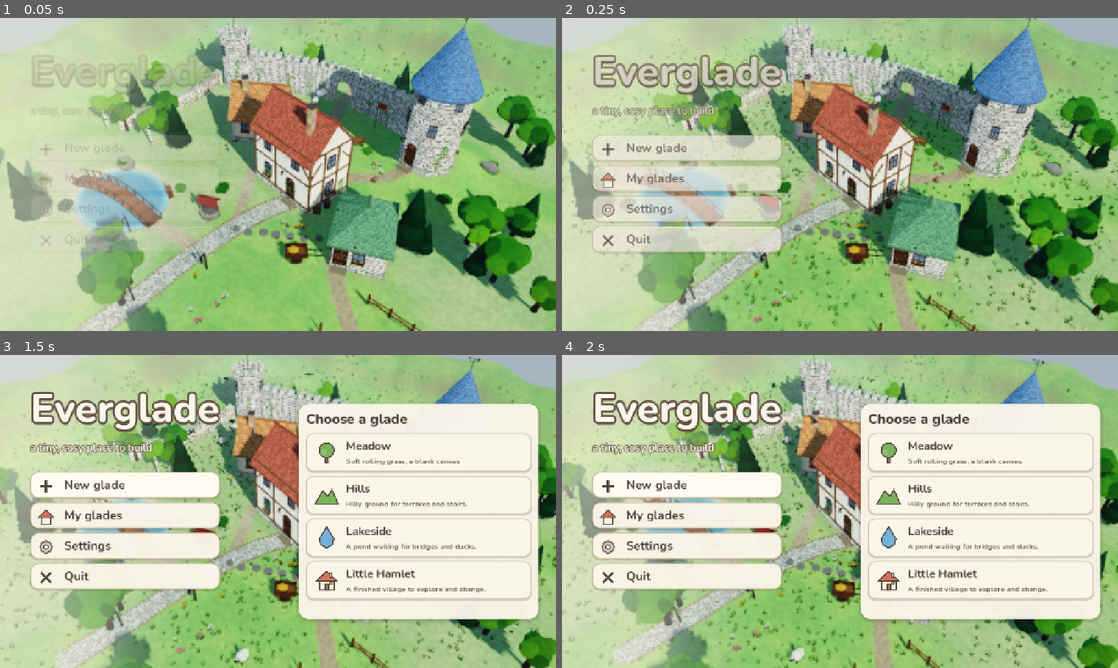
Above: before the commit, frames 1-4 (two rows, left to right).
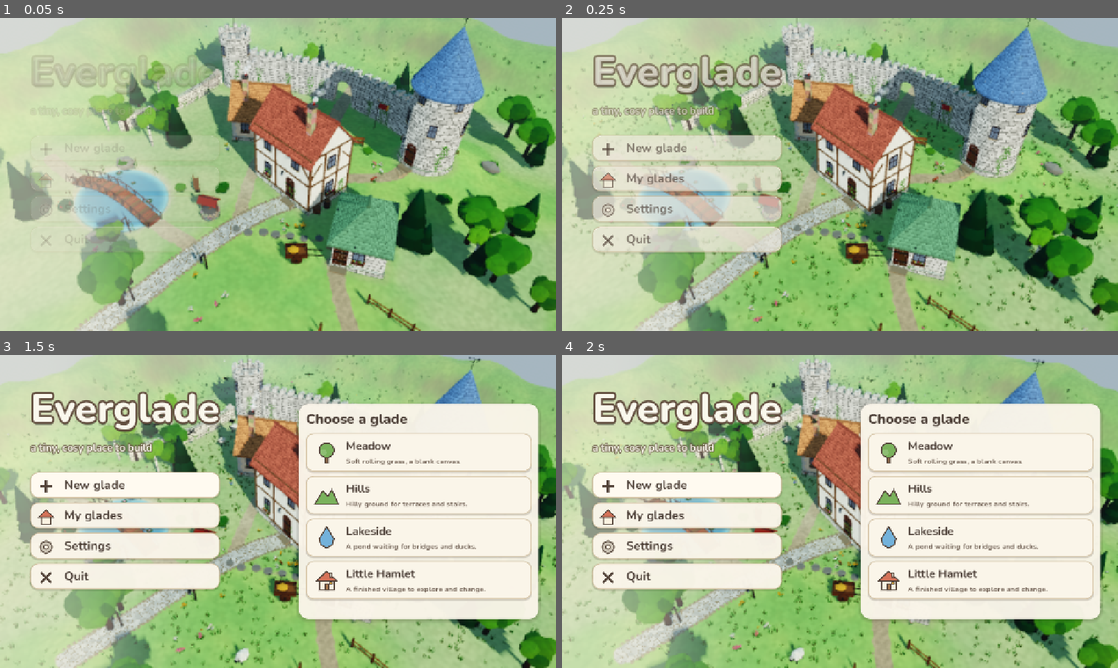
Above: after the commit, the same moments.

Repository: Yassineallach/schoolmaroc
Game: Godot game, scene res://scenes/game.tscn
Same seed, same stepped clock (60 frames per second), same inputs: the game is played once before the commit and once after it.
Inputs:
- Up to frame 1 (0.05 s): no input
- Up to frame 2 (0.25 s): no input
- Up to frame 3 (1.5 s): click "New glade" at 0.5 s; click "New glade" at 1.25 s
- Up to frame 4 (2 s): no input

The runs differ from the first frame. In frame 1, 0.2% of the frame differs, in the area x 11-36%, y 44-68%; in frame 2, 0.1%; in frame 3, less than 0.1%; in frame 4, less than 0.1%.

Commit message:
Everglade: Android CI build, shore reeds/lilies, robust taps, README
- GitHub Actions workflow exports debug (and optionally signed release) APK
- Pond banks get reeds and lily pads
- Tap detection tolerant of slow frames; Explore taps no longer add empty undo steps
- Input-driven tool tests (20 checks) in the screenshot tour
- README with Tiny Glade research, feature mapping, controls and build steps

Co-Authored-By: Claude Opus 5.5 <noreply@anthropic.com>
Claude-Session: https://claude.ai/code/session_0177cBZ2qdgg7NvJpmVbjzYX

Diff:
--- a/everglade/scripts/game.gd
+++ b/everglade/scripts/game.gd
@@ -5,7 +5,7 @@
 
 enum Mode { MENU, BUILD, PHOTO }
 
-const TAP_TIME := 0.32
+const TAP_TIME := 0.45
 const TAP_MOVE := 16.0
 
 var mode := Mode.MENU
@@ -601,8 +601,10 @@
 				_gesture = ""
 			return
 		if _touches.is_empty():
-			var quick := Time.get_ticks_msec() / 1000.0 - _press_time < TAP_TIME
-			var is_tap := quick and not _moved
+			var held := Time.get_ticks_msec() / 1000.0 - _press_time
+			# a still finger is a tap; drawing tools need it to be quick so
+			# a long press that never moved does not lose a stroke
+			var is_tap := not _moved and (held < TAP_TIME or (_gesture != "tool" and held < 1.0))
 			if _gesture == "tool":
 				if is_tap:
 					tool.cancel()
--- a/everglade/scripts/tools/hand_tool.gd
+++ b/everglade/scripts/tools/hand_tool.gd
@@ -5,6 +5,7 @@
 
 var moving: Dictionary = {}
 var last := Vector2.ZERO
+var _moved := false
 
 
 func _init() -> void:
@@ -29,6 +30,7 @@
 	glade.begin_change()
 	moving = glade.find(sel)
 	last = Vector2(g.x, g.z)
+	_moved = false
 	return true
 
 
@@ -41,6 +43,7 @@
 	var p := Vector2(g.x, g.z)
 	var delta := p - last
 	last = p
+	_moved = true
 	var item: Dictionary = moving.item
 	match moving.type:
 		"props":
@@ -72,6 +75,9 @@
 	var item: Dictionary = moving.item
 	var type: String = moving.type
 	moving = {}
+	if not _moved:
+		glade.undo_stack.pop_back() # nothing changed: drop the snapshot taken on press
+		return
 	if type != "props":
 		var v = glade.views.get(item.id)
 		if v and type != "buildings":
--- a/everglade/scripts/world/glade.gd
+++ b/everglade/scripts/world/glade.gd
@@ -365,6 +365,47 @@
 			_make_view(type, item, false)
 	props.rebuild(data.props)
 	_paint_mask()
+	_rebuild_shore()
+
+
+## Reeds along pond banks and lily pads on open water, placed deterministically.
+func _rebuild_shore() -> void:
+	var reeds: Array[Transform3D] = []
+	var lilies: Array[Transform3D] = []
+	var lim := Terrain.PLAY_HALF
+	var step := 0.7
+	var x := -lim
+	while x <= lim:
+		var z := -lim
+		while z <= lim:
+			var hsh := absi(hash(Vector2i(int(x * 10), int(z * 10))))
+			var jx := x + (hsh % 100) / 100.0 * step
+			var jz := z + ((hsh / 100) % 100) / 100.0 * step
+			var h := terrain.height_at(jx, jz)
+			var depth := Terrain.WATER_LEVEL - h
+			var rot := Basis(Vector3.UP, (hsh % 628) / 100.0)
+			if depth > -0.12 and depth < 0.18 and hsh % 3 == 0:
+				reeds.append(Transform3D(rot.scaled(Vector3.ONE * (0.8 + (hsh % 50) / 100.0)), Vector3(jx, h - 0.05, jz)))
+			elif depth > 0.45 and hsh % 11 == 0:
+				lilies.append(Transform3D(rot.scaled(Vector3.ONE * (0.8 + (hsh % 40) / 100.0)), Vector3(jx, Terrain.WATER_LEVEL + 0.01, jz)))
+			z += step
+		x += step
+	for pair in [["ShoreReeds", "reeds", reeds], ["ShoreLilies", "lily_pad_a", lilies]]:
+		var mmi := get_node_or_null(pair[0]) as MultiMeshInstance3D
+		if mmi == null:
+			mmi = MultiMeshInstance3D.new()
+			mmi.name = pair[0]
+			mmi.material_override = ModelLib.props_material
+			mmi.cast_shadow = GeometryInstance3D.SHADOW_CASTING_SETTING_OFF
+			add_child(mmi)
+		var mm := MultiMesh.new()
+		mm.transform_format = MultiMesh.TRANSFORM_3D
+		mm.mesh = ModelLib.merged(pair[1]).solid
+		var xfs: Array = pair[2]
+		mm.instance_count = xfs.size()
+		for i in xfs.size():
+			mm.set_instance_transform(i, xfs[i])
+		mmi.multimesh = mm
 
 
 func mark_interactions() -> void:
@@ -381,6 +422,7 @@
 	for type in ["walls", "fences", "paths"]:
 		for item in data[type]:
 			_make_view(type, item, false)
+	_rebuild_shore()
 	mark_interactions()
 	changed.emit()
 
--- a/everglade/scripts/world/templates.gd
+++ b/everglade/scripts/world/templates.gd
@@ -124,7 +124,7 @@
 	# props
 	var placed := [
 		["well", Vector2(-1.8, 5.8), 0.3], ["lantern", Vector2(1.7, 10.0), 0.0], ["lantern", Vector2(-0.6, 14.5), 0.0],
-		["lantern", Vector2(-6.0, 10.5), 0.0], ["bench", Vector2(-6.5, 5.8), 2.6], ["haystack", Vector2(16.5, 13.0), 0.0],
+		["lantern", Vector2(-6.0, 10.5), 0.0], ["bench", Vector2(-5.0, 4.0), 2.4], ["haystack", Vector2(16.5, 13.0), 0.0],
 		["hay_bale", Vector2(13.0, 13.5), 0.4], ["cart", Vector2(6.2, 5.6), 2.2], ["barrel", Vector2(5.4, -0.2), 0.0],
 		["crate", Vector2(5.0, 0.7), 0.4], ["barrel", Vector2(-2.6, -8.2), 0.0], ["log_pile", Vector2(-8.4, -7.6), 1.1],
 		["banner", Vector2(3.8, -12.6), 0.0], ["scarecrow", Vector2(16.0, 9.0), 0.6], ["stump", Vector2(-12.0, -1.0), 0.0],
--- a/everglade/tests/tour.gd
+++ b/everglade/tests/tour.gd
@@ -80,6 +80,8 @@
 
 func _tool_tests() -> void:
 	game.start_new("meadow")
+	game.life.enabled = false # animals wandering under a tap would (rightly) get petted instead
+	game.life.clear()
 	game.rig.focus_on(Vector3.ZERO, 30.0)
 	game.rig.yaw = 0.0
 	game.rig.snap()
@@ -119,7 +121,10 @@
 	var before: int = b.windows.size()
 	var v: BuildingView = g.views[b.id]
 	var wp := v.global_transform * Vector3(0, Catalog.PLINTH + 1.3, -b.size.y * 0.5)
-	await _tap(game.rig.camera.unproject_position(wp))
+	var wsp := game.rig.camera.unproject_position(wp)
+	var wdbg := g.pick(game.rig.camera, wsp)
+	print("window tap at ", wsp, " hits ", wdbg.get("kind"), " id ", wdbg.get("id"), " want ", b.id, " over_ui ", game._over_ui(wsp))
+	await _tap(wsp)
 	_check("window tool changed windows", b.windows.size() != before)
 	game.set_tool("roof")
 	game.tools["roof"].set_option("roof", "hip")
@@ -159,7 +164,11 @@
 	game.set_tool("hand")
 	var bb: Dictionary = g.data.buildings[0]
 	var cv: BuildingView = g.views[bb.id]
-	await _tap(game.rig.camera.unproject_position(cv.global_transform * Vector3(0, 1.5, 0)))
+	var ssp := game.rig.camera.unproject_position(cv.global_transform * Vector3(0, 1.5, 0))
+	var sdbg := g.pick(game.rig.camera, ssp)
+	var cr = game.life.pick(game.rig.camera.project_ray_origin(ssp), game.rig.camera.project_ray_normal(ssp))
+	print("select tap ", ssp, " hits ", sdbg.get("kind"), " ", sdbg.get("id"), " creature ", cr, " ui ", game._over_ui(ssp))
+	await _tap(ssp)
 	_check("tap selects building", game.selected_id == bb.id)
 	var floors_before: int = bb.floors
 	game._on_inspector_action("floors", 1)
@@ -187,6 +196,7 @@
 	await _wait(60)
 	await _shot("15b_tool_test_result")
 	print("TOOL TESTS: %d failure(s)" % failures)
+	game.life.enabled = true
 
 
 func _run() -> void:
Not shown, added: everglade/docs/.gdignore
Binary file added: everglade/docs/screenshots/01_menu.png
Binary file added: everglade/docs/screenshots/03_hamlet_day.png
Binary file added: everglade/docs/screenshots/05_pond_bridge.png
Binary file added: everglade/docs/screenshots/10_inspector.png
Binary file added: everglade/docs/screenshots/12_night.png
Binary file added: everglade/docs/screenshots/13_autumn.png
Binary file added: everglade/docs/screenshots/14_winter.png
Not shown, changed: everglade/export_presets.cfg
Not shown, added: .github/workflows/everglade-android.yml
Not shown, added: everglade/README.md
Not shown, added: everglade/tools/apksigner/ApkSignerCli.java
